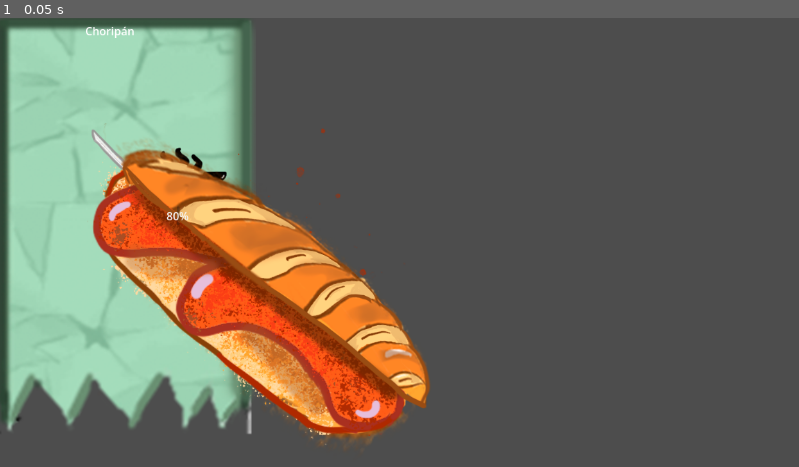
Above: before the commit, frame 1.
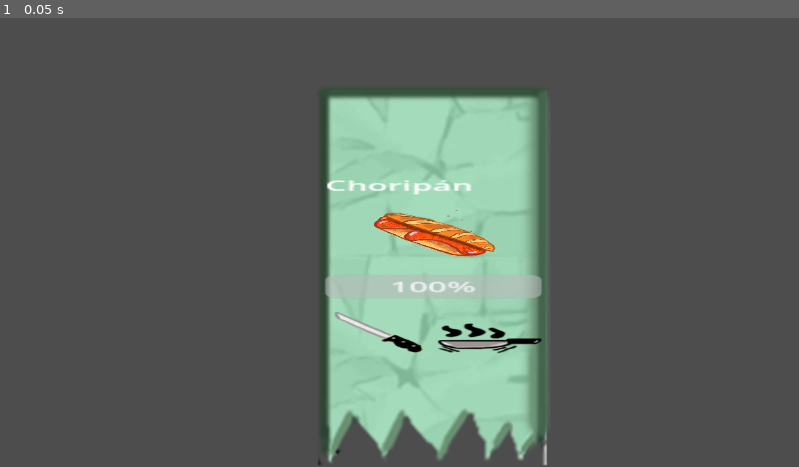
Above: after the commit, the same moment.

Repository: KimHana1/chorikazam
Game: Godot game, scene res://Escenas/ticket.tscn
Two runs of this game, one before a commit and one after it. Both use one fixed random seed, a clock stepped at 60 frames per second and the inputs below. The project has no main scene, so this scene is started directly.
Inputs:
- Up to frame 1 (0.05 s): no input

The runs differ from the first frame. In frame 1, 52% of the frame differs, in the area x 0-69%, y 0-100%.

Commit message:
script medio pelo ticket

Diff:
--- a/Escenas/ticket.gd
+++ b/Escenas/ticket.gd
@@ -1,10 +1,10 @@
 extends Control
 
-@onready var label_pedido = $LabelPedido
-@onready var comida_cocinada = $ComidaCocinada
-@onready var pasos_container = $PasosContainer
+@onready var label_pedido = $VBoxContainer/LabelPedido
+@onready var comida_cocinada = $VBoxContainer/ComidaCocinada
+@onready var pasos_container = $VBoxContainer/PasosContainer
 @onready var color = $Color
-@onready var paciencia_cliente = $PacienciaCliente
+@onready var paciencia_cliente = $VBoxContainer/PacienciaCliente
 
 var comidas_cocinadas = {
 	"Choripán": preload("res://Sprites/cocinado/choripan.png"),
@@ -21,7 +21,7 @@
 	var pedido_prueba = {
 		"nombre": "Choripán",
 		"pasos": ["cortar", "cocinar"],
-		"paciencia": 80
+		"paciencia": 100
 	}
 
 	cargar_ticket(pedido_prueba)
@@ -35,14 +35,18 @@
 	if datos["nombre"] in comidas_cocinadas:
 		var icono_comida = TextureRect.new()
 		icono_comida.texture = comidas_cocinadas[datos["nombre"]]
-		icono_comida.custom_minimum_size = Vector2(15, 14)
+		icono_comida.custom_minimum_size = Vector2(60, 60)
+		icono_comida.expand_mode = TextureRect.EXPAND_IGNORE_SIZE
+		icono_comida.stretch_mode = TextureRect.STRETCH_KEEP_ASPECT_CENTERED
 		comida_cocinada.add_child(icono_comida)
 
 	for paso in datos["pasos"]:
 		if paso in iconos_pasos:
 			var icono = TextureRect.new()
 			icono.texture = iconos_pasos[paso]
-			icono.custom_minimum_size = Vector2(15, 15)
+			icono.custom_minimum_size = Vector2(50, 50)
+			icono.expand_mode = TextureRect.EXPAND_IGNORE_SIZE
+			icono.stretch_mode = TextureRect.STRETCH_KEEP_ASPECT_CENTERED
 			pasos_container.add_child(icono)
 
 	paciencia_cliente.value = datos["paciencia"]
--- a/Escenas/ticket.tscn
+++ b/Escenas/ticket.tscn
@@ -11,41 +11,41 @@
 grow_horizontal = 2
 grow_vertical = 2
 script = ExtResource("1_e54rb")
-metadata/_edit_vertical_guides_ = [124.0, 256.0]
+metadata/_edit_vertical_guides_ = [124.0, 256.0, 581.0]
 
 [node name="Color" type="TextureRect" parent="." unique_id=1012711226]
 layout_mode = 0
-offset_left = -111.0
-offset_top = -10.000008
-offset_right = 189.0
-offset_bottom = 590.0
-scale = Vector2(1.6, 1.5)
+offset_left = 364.0
+offset_top = 92.0
+offset_right = 664.0
+offset_bottom = 692.0
+scale = Vector2(1.434732, 1.359999)
 texture = ExtResource("2_tvjgq")
 
-[node name="PasosContainer" type="HBoxContainer" parent="." unique_id=1045812210]
-layout_mode = 0
-offset_left = 123.0
-offset_top = 161.0
-offset_right = 163.0
-offset_bottom = 184.0
+[node name="VBoxContainer" type="VBoxContainer" parent="." unique_id=1398399188]
+layout_mode = 1
+anchors_preset = 8
+anchor_left = 0.5
+anchor_top = 0.5
+anchor_right = 0.5
+anchor_bottom = 0.5
+offset_left = -60.0
+offset_top = -53.0
+offset_right = -50.0
+offset_bottom = 67.0
+grow_horizontal = 2
+grow_vertical = 2
+scale = Vector2(3, 1.25)
+theme_override_constants/separation = 16
 
-[node name="ComidaCocinada" type="HBoxContainer" parent="." unique_id=110445351]
-layout_mode = 0
-offset_left = 123.0
-offset_top = 152.0
-offset_right = 163.0
-offset_bottom = 175.0
+[node name="LabelPedido" type="Label" parent="VBoxContainer" unique_id=1221245139]
+layout_mode = 2
 
-[node name="PacienciaCliente" type="ProgressBar" parent="." unique_id=143320536]
-layout_mode = 0
-offset_left = 255.0
-offset_top = 272.0
-offset_right = 259.0
-offset_bottom = 299.0
+[node name="ComidaCocinada" type="CenterContainer" parent="VBoxContainer" unique_id=1295441930]
+layout_mode = 2
 
-[node name="LabelPedido" type="Label" parent="." unique_id=1221245139]
-layout_mode = 0
-offset_left = 123.0
-offset_top = 7.0
-offset_right = 163.0
-offset_bottom = 30.0
+[node name="PacienciaCliente" type="ProgressBar" parent="VBoxContainer" unique_id=143320536]
+layout_mode = 2
+
+[node name="PasosContainer" type="HBoxContainer" parent="VBoxContainer" unique_id=1045812210]
+layout_mode = 2
